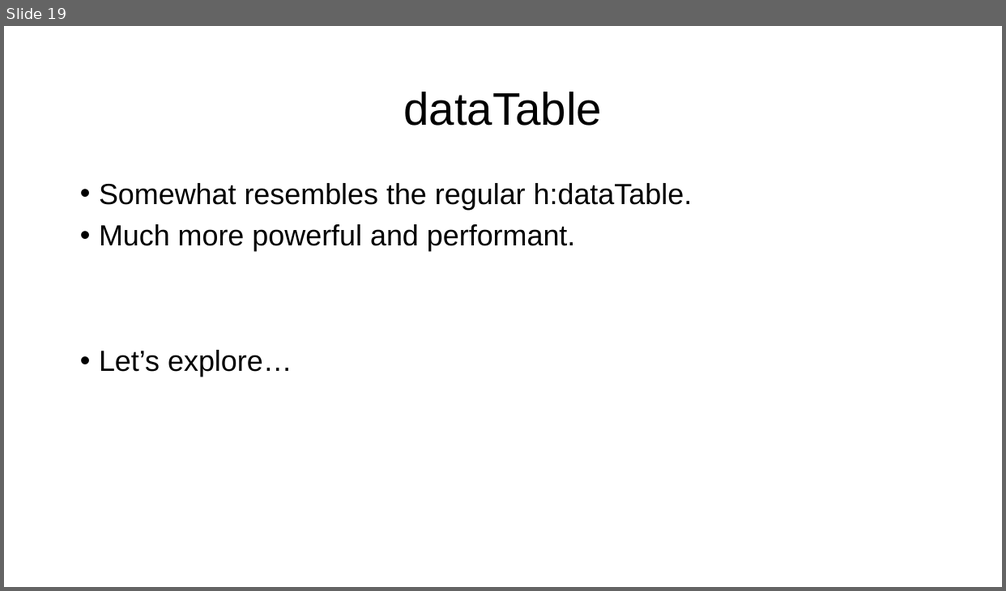
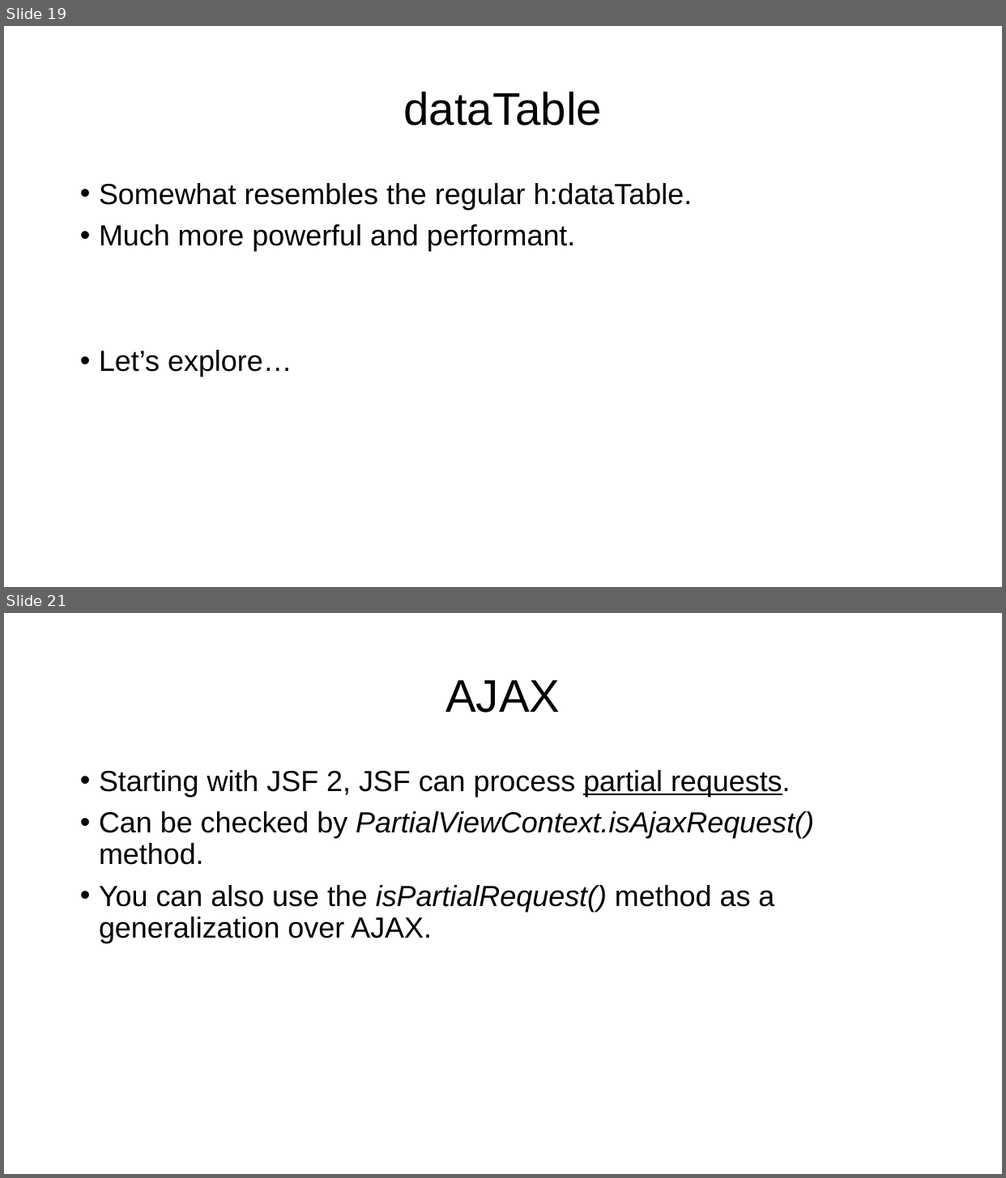
Before and after one commit to shimib/jjsf, a slide deck: jsf_part3.pptx. Shown one above the other, each under a label of ours: slide 19 before the commit, slides 19 and 21 after it; the slides between them are not shown. The pictures are 1006x591 and 1006x1178 pixels, drawn with LibreOffice and Linux fonts; fonts in the diff are those of the drawing; background and template pictures are left out. Boxes give left, top, right and bottom in pixels: in the first picture for what was removed or moved away, otherwise in the second. Text is boxed around its words. In the diff, an @@ line names an element or a change of style, - is before the commit and + after.

```diff
--- a/jsf_part3.pptx
+++ b/jsf_part3.pptx
@@ slide 21 added at (4,613,1002,1174), background #FFFFFF @@
@@ title added at (445,680,560,713), 44 pt, text #000000 @@
+AJAX
@@ text added at (99,770,814,943), 28 pt, text #000000 @@
+• Starting with JSF 2, JSF can process partial requests.
+• Can be checked by PartialViewContext.isAjaxRequest() method.
+• You can also use the isPartialRequest() method as a generalization over AJAX.
```
Also in this commit, not shown: 6 other slides added, 1 other file.
